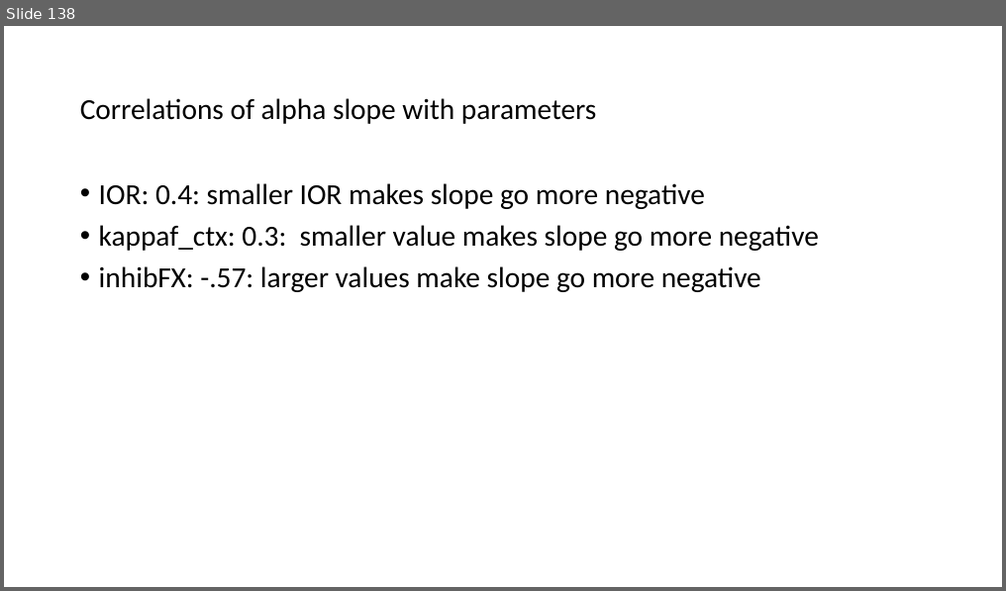
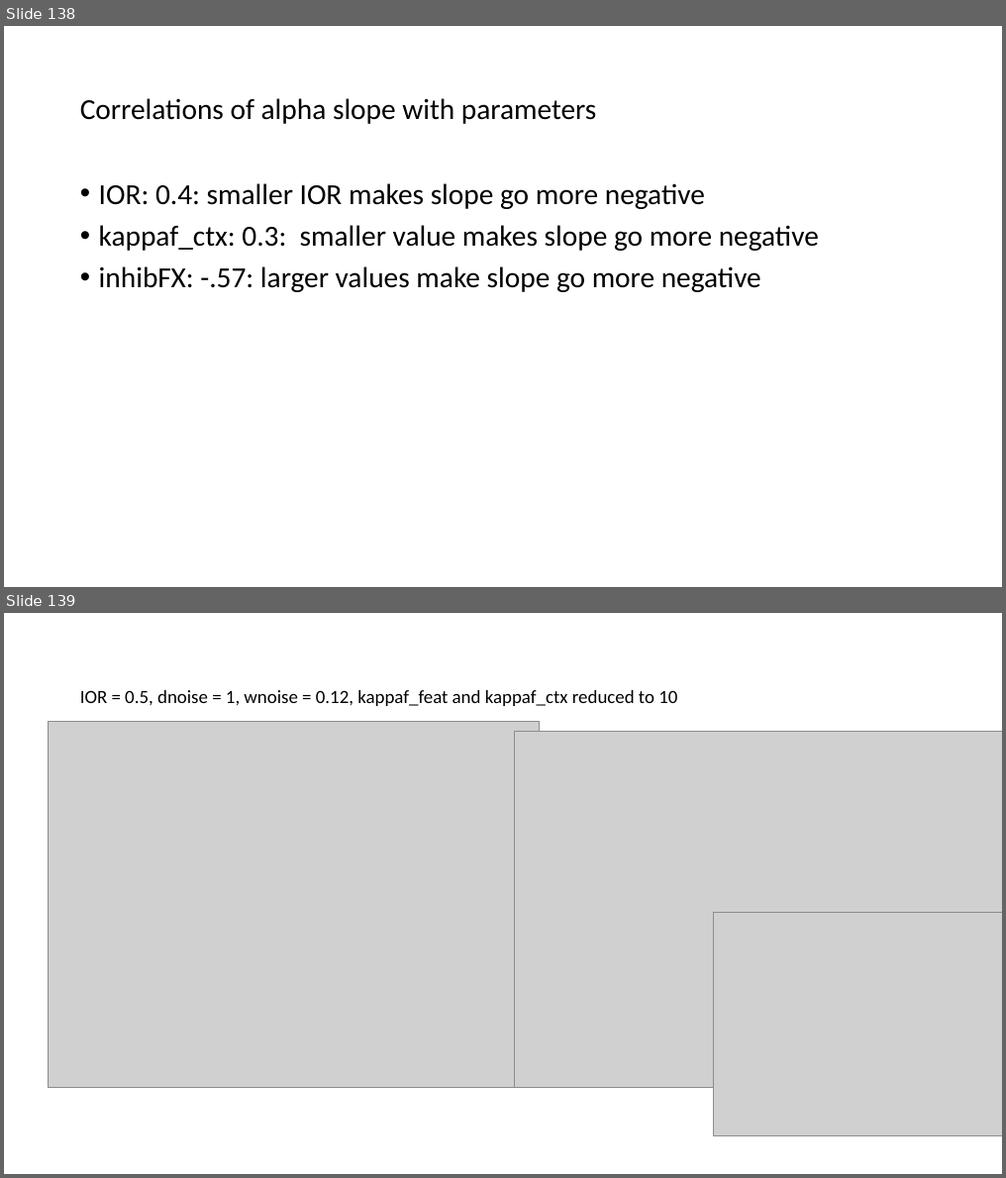
Before and after one commit to oberauer/IM.Simulation, a slide deck: IMSim.Mediated.Results.pptx. Shown one above the other, each under a label of ours: slide 138 before the commit, slides 138 and 139 after it. The pictures are 1006x591 and 1006x1178 pixels, drawn with LibreOffice and Linux fonts; fonts in the diff are those of the drawing; grey boxes stand for pictures. Boxes give left, top, right and bottom in pixels: in the first picture for what was removed or moved away, otherwise in the second. Text is boxed around its words. In the diff, an @@ line names an element or a change of style, - is before the commit and + after.

```diff
--- a/IMSim.Mediated.Results.pptx
+++ b/IMSim.Mediated.Results.pptx
@@ slide 139 added at <box>4,613,1002,1174</box>, background #FFFFFF @@
@@ title added at <box>80,690,677,706</box>, 18 pt, text #000000 @@
+IOR = 0.5, dnoise = 1, wnoise = 0.12, kappaf_feat and kappaf_ctx reduced to 10
@@ picture added at <box>48,722,540,1087</box> @@
@@ picture added at <box>515,731,1002,1087</box> @@
@@ picture added at <box>714,913,1002,1137</box> @@
```
Also in this commit, not shown: 10 other files.
